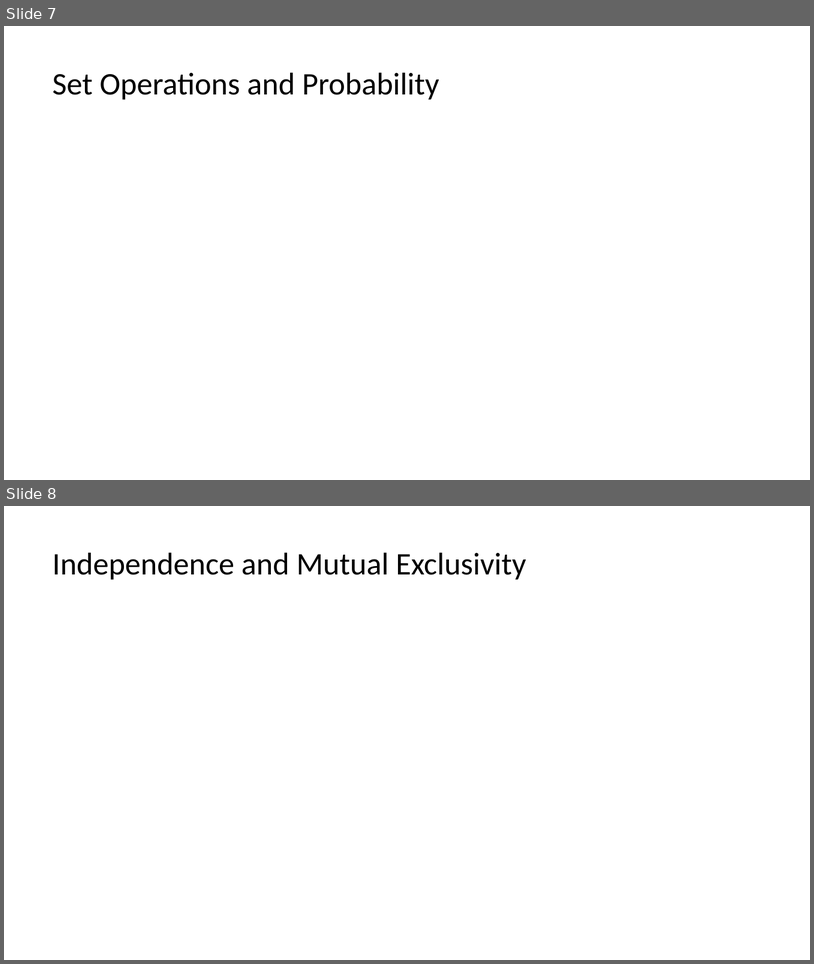
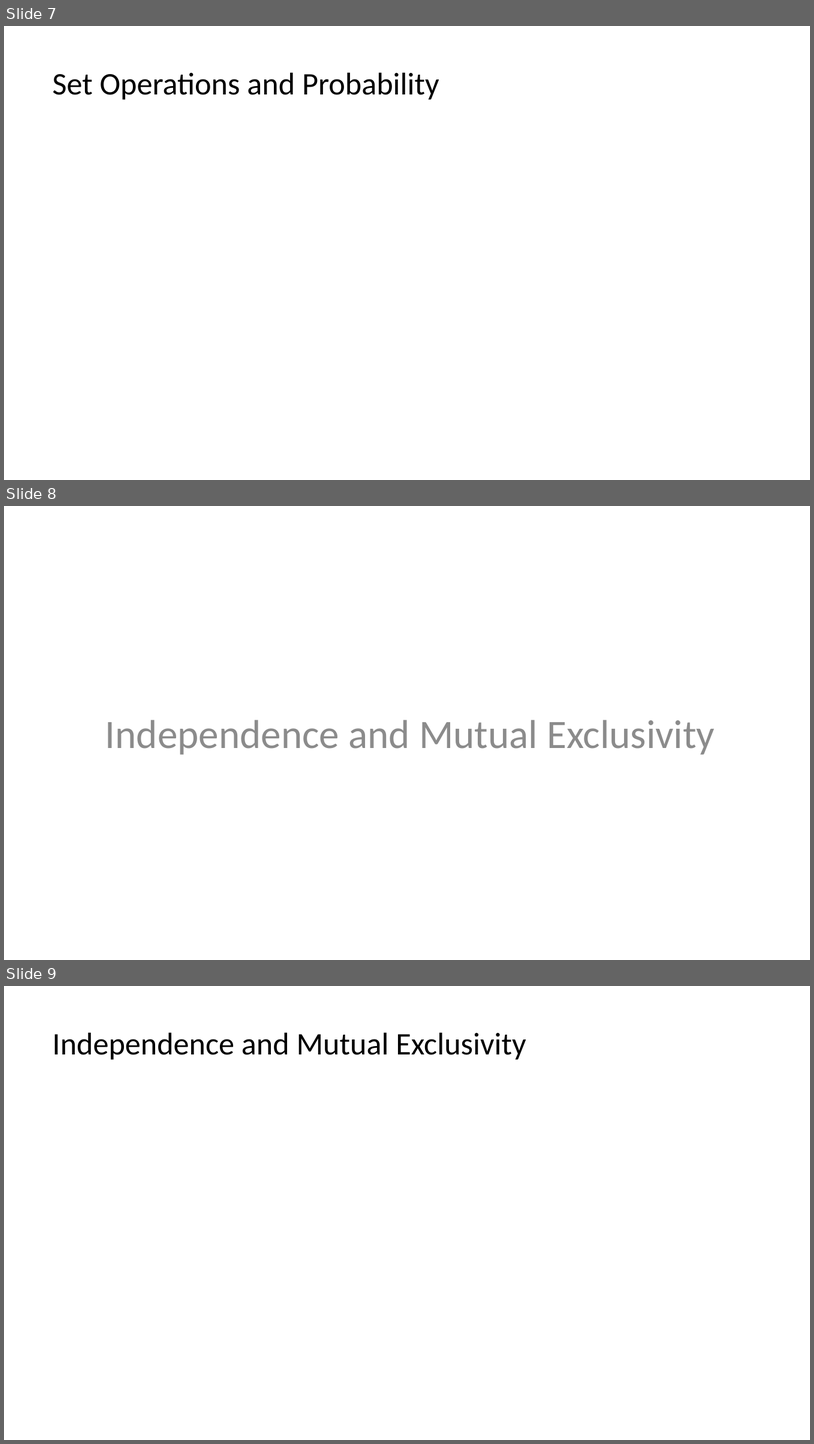
Before and after one commit to StephenElston/CSCI-E25, a slide deck: SupplementaryMaterial/ConditionalProbability_WhenOneThingDependsOnAother.pptx. Shown one above the other, each under a label of ours: slides 7 and 8 before the commit, slides 7, 8 and 9 after it. The pictures are 814x964 and 814x1444 pixels, drawn with LibreOffice and Linux fonts; fonts in the diff are those of the drawing; grey boxes stand for pictures. Boxes give left, top, right and bottom in pixels: in the first picture for what was removed or moved away, otherwise in the second. Text is boxed around its words. In the diff, an @@ line names an element or a change of style, - is before the commit and + after.

```diff
--- a/SupplementaryMaterial/ConditionalProbability_WhenOneThingDependsOnAother.pptx
+++ b/SupplementaryMaterial/ConditionalProbability_WhenOneThingDependsOnAother.pptx
@@ slide 8 added at (x1=4, y1=506, x2=810, y2=960), background #FFFFFF @@
@@ text added at (x1=105, y1=720, x2=715, y2=754), 36 pt, text #8C8C8C @@
+Independence and Mutual Exclusivity
@@ what was slide 8 is now slide 9 @@
```
Also in this commit, not shown: 20 other slides added.
